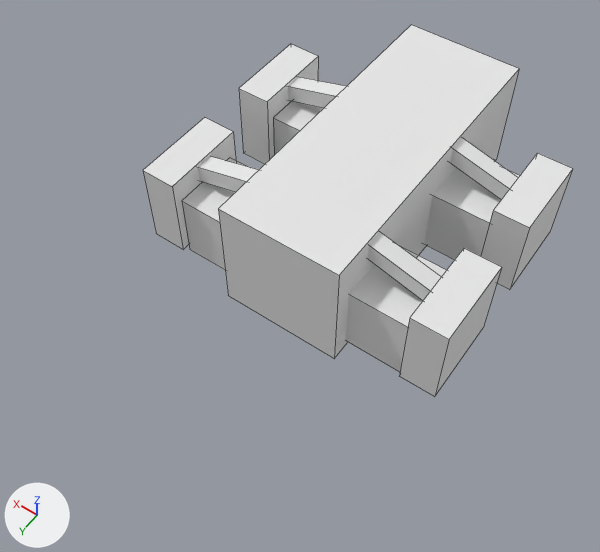
Two versions of the OBJ model main/resources/assets/mtsofficialpack/objmodels/parts/enginelycomingo360.obj, one commit apart.
The view is the same before and after, from a camera (50 mm lens) standing at (-0.968, 1.802, 2.062) and looking at (0.03, 0.405, -0.132). Every picture has the same lights, and +X, +Y and +Z are marked at lower left. Mesh edges are drawn as thin lines. Where no turn or scale is listed for an object, it has been applied to the vertices.

In view in the first picture: 'bodyModel'.
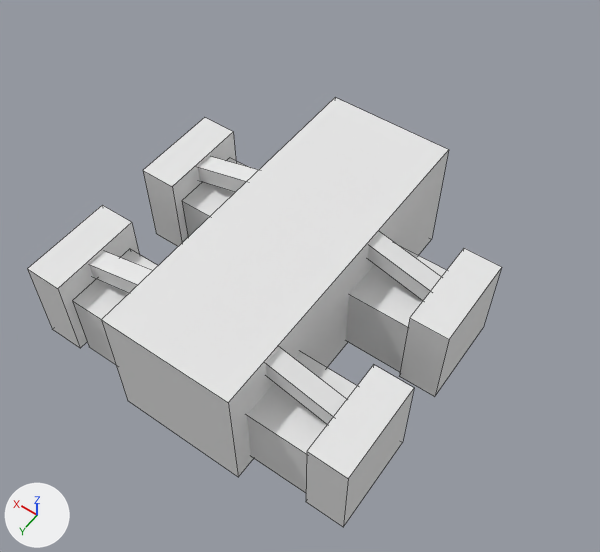
The change in detail:
me_bodymodel has 112 vertices, 71 faces and spans x -0.562..0.562, y -0.562..0.562, z -0.313..0.219.
me_bodymodel is used by ob_bodymodel; location (0.0, 0.0, 0.0).
me_bodymodel part 1: the loose piece of 8 vertices spanning x -0.219..0.219, y -0.562..0.562, z -0.219..0.219 is moved by (0.0, 0.5, 0.0).
me_bodymodel part 2: the loose piece of 8 vertices spanning x -0.438..-0.188, y -0.25..0.0, z -0.188..0.063 is moved by (0.0, 1.0, 0.0).
me_bodymodel part 3: the loose piece of 8 vertices spanning x 0.188..0.438, y -0.25..0.0, z -0.188..0.063 is moved by (0.0, 1.0, 0.0).
me_bodymodel part 4: the loose piece of 8 vertices spanning x -0.562..-0.438, y -0.281..0.031, z -0.156..0.156 is moved by (0.0, 1.0, 0.0).
me_bodymodel part 5: the loose piece of 8 vertices spanning x 0.438..0.562, y -0.281..0.031, z -0.156..0.156 is moved by (0.0, 1.0, 0.0).
me_bodymodel part 6: the loose piece of 8 vertices spanning x -0.5..-0.182, y -0.156..-0.094, z 0.065..0.206 is moved by (0.0, 1.0, 0.0).
me_bodymodel part 7: the loose piece of 8 vertices spanning x 0.182..0.5, y -0.156..-0.094, z 0.065..0.206 is moved by (0.0, 1.0, 0.0).

Where the change shows, as pixel boxes [x1, y1, x2, y2] in the pictures (600 x 552 px; the box of a moved part takes in the faces that stretch with it):
'bodyModel', reshaped (10% wider, 15% taller): before [143, 25, 573, 397]; after [27, 98, 501, 527]
part 1 of me_bodymodel, moved or reshaped: before [218, 25, 519, 359]; after [102, 98, 449, 477]
part 2 of me_bodymodel, moved or reshaped: before [424, 168, 520, 260]; after [247, 352, 357, 493]
part 3 of me_bodymodel, moved or reshaped: before [273, 101, 323, 155]; after [73, 249, 158, 365]
part 4 of me_bodymodel, moved or reshaped: before [481, 153, 573, 290]; after [306, 365, 414, 527]
part 5 of me_bodymodel, moved or reshaped: before [239, 44, 318, 164]; after [27, 205, 139, 348]
part 6 of me_bodymodel, moved or reshaped: before [450, 138, 518, 199]; after [266, 348, 347, 424]
part 7 of me_bodymodel, moved or reshaped: before [288, 77, 346, 108]; after [89, 251, 152, 293]
